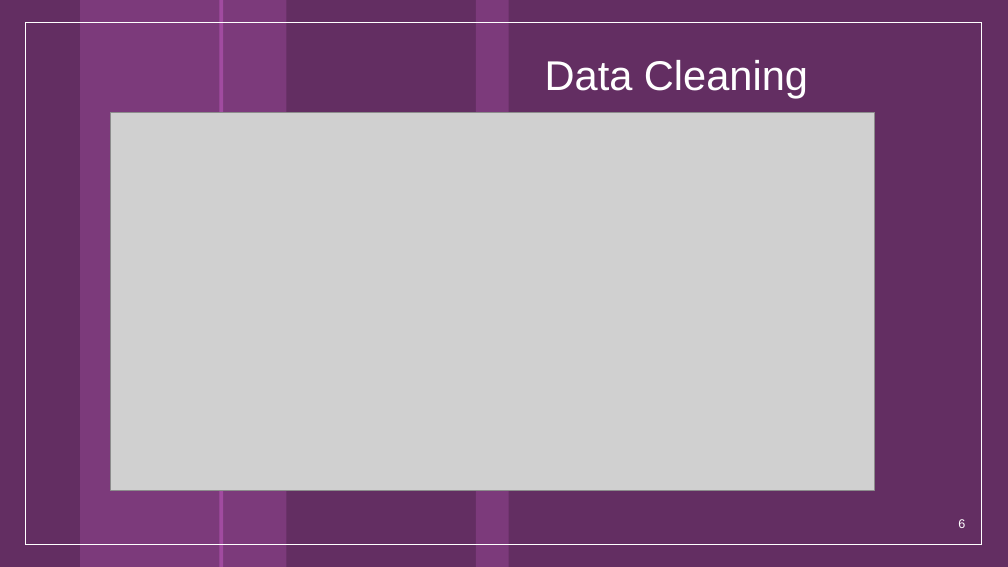
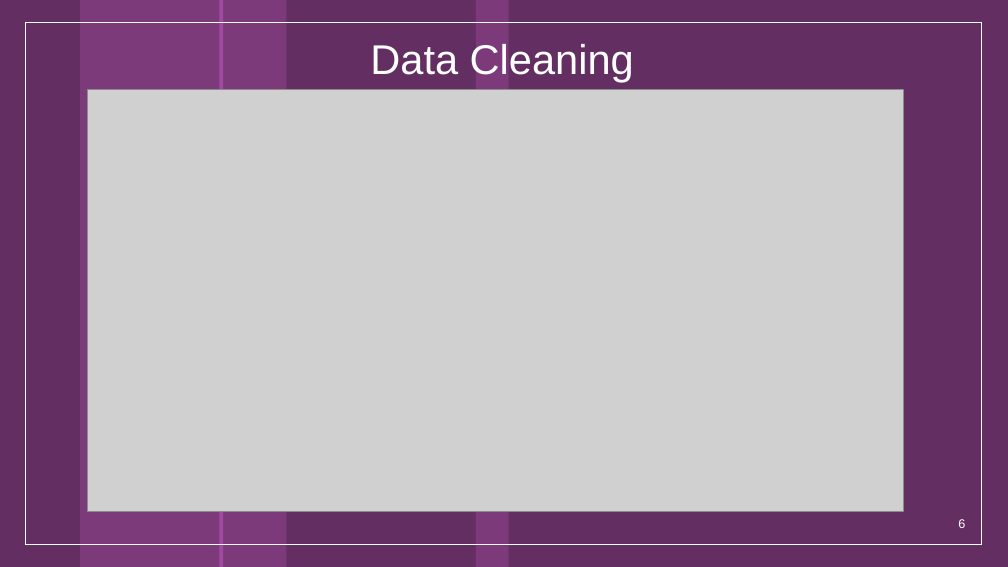
Before and after one commit to ivarunmalhotra/Top-Insta-Influencers-Analysis, a slide deck: slide 6 of TopInstagramAnalysis_ProjectReport.pptx. Drawn at 1008x567 pixels with LibreOffice and Linux fonts; fonts in the diff are those of the drawing; grey boxes stand for pictures; background and template pictures are left out. Boxes give left, top, right and bottom in pixels: in the first picture for what was removed or moved away, otherwise in the second. Text is boxed around its words. In the diff, an @@ line names an element or a change of style, - is before the commit and + after.

```diff
--- a/TopInstagramAnalysis_ProjectReport.pptx
+++ b/TopInstagramAnalysis_ProjectReport.pptx
@@ title "Data Cleaning": place and size @@
-title "Data Cleaning" at (545, 60, 808, 98)
+title "Data Cleaning" at (370, 43, 634, 82)
@@ title "Data Cleaning" at (370, 43, 634, 82): alignment left to centre @@
@@ picture: place and size @@
-picture at (111, 113, 875, 491)
+picture at (87, 89, 903, 512)
```
Also in this commit, not shown: 6 other slides changed, 1 other file.
